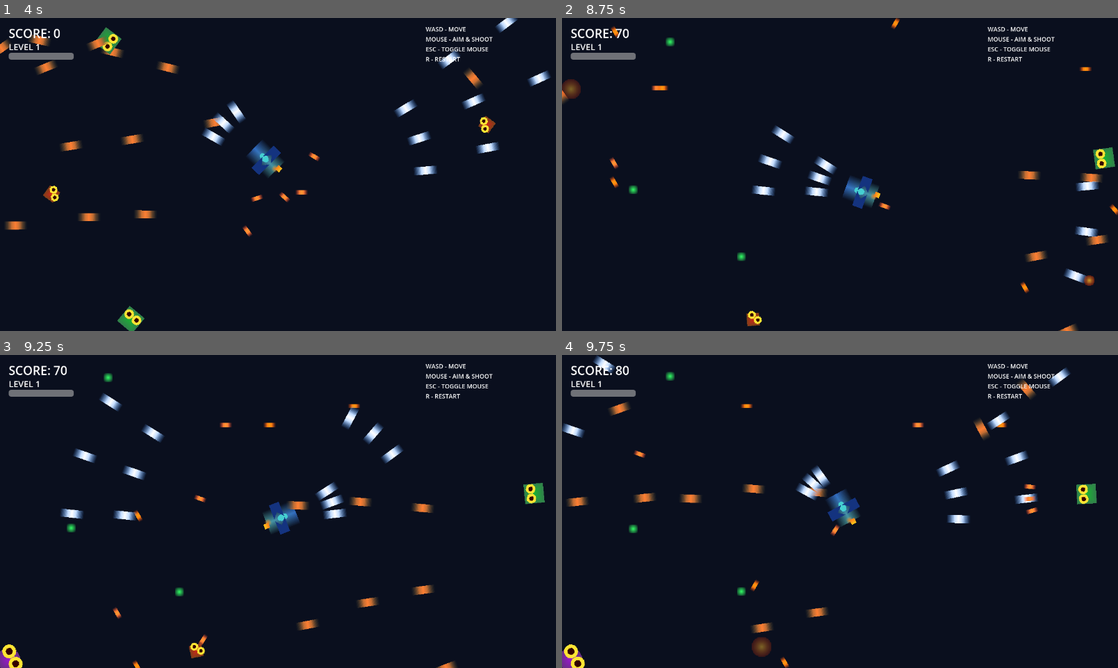
Above: before the commit, frames 1-4 (two rows, left to right).
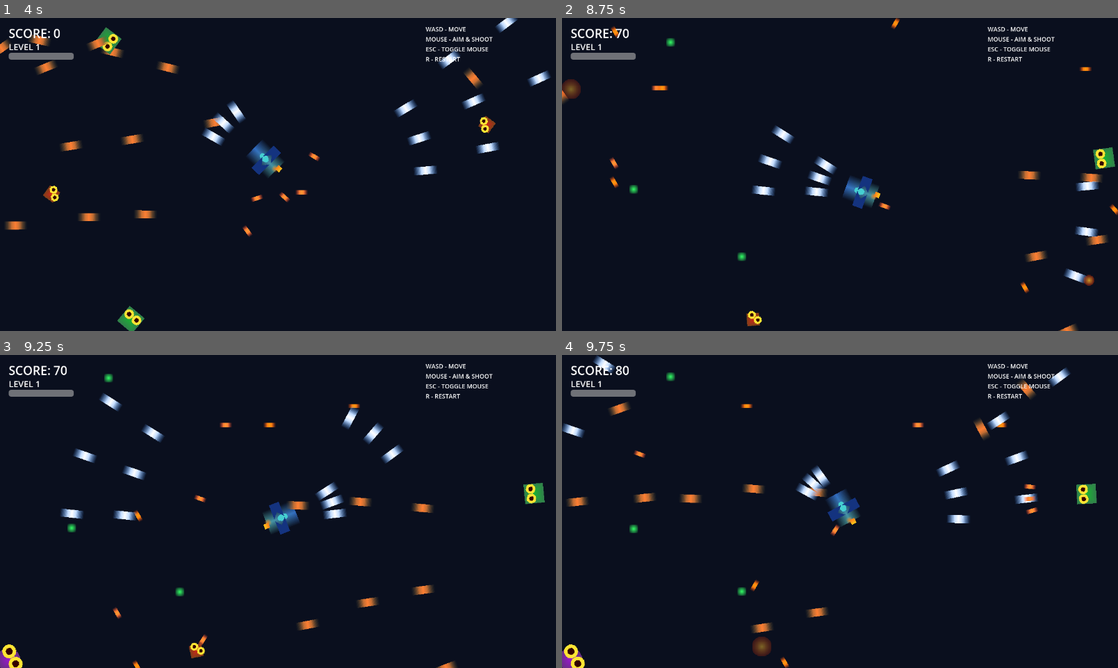
Above: after the commit, the same moments.

Repository: July-X/godot-game-one
Game: Godot game, scene res://scenes/main.tscn
Two runs of this game, one before a commit and one after it. Both use one fixed random seed, a clock stepped at 60 frames per second and the inputs below.
Inputs (mouse positions are in pixels of both pictures, inside the frame that each line leads up to):
- Up to frame 1 (4 s): tap Enter at 0.5 s; move the mouse to (250, 237) at 0.52 s; tap R every 0.75 s from 0.6 to 3.6 s; click (250, 237) at 0.67 s; move the mouse to (444, 221) at 1.27 s; click (444, 221) at 1.42 s; move the mouse to (111, 127) at 2.02 s; click (111, 127) at 2.17 s; move the mouse to (305, 174) at 2.77 s; click (305, 174) at 2.92 s; move the mouse to (194, 96) at 3.52 s; click (194, 96) at 3.67 s
- Up to frame 2 (8.75 s): move the mouse to (962, 158) at 4.27 s; tap R every 0.75 s from 4.35 to 8.1 s; click (962, 158) at 4.42 s; move the mouse to (728, 190) at 5.02 s; click (728, 190) at 5.17 s; move the mouse to (895, 105) at 5.77 s; click (895, 105) at 5.92 s; move the mouse to (812, 237) at 6.52 s; click (812, 237) at 6.67 s; move the mouse to (1006, 221) at 7.27 s; click (1006, 221) at 7.42 s; move the mouse to (673, 127) at 8.02 s; click (673, 127) at 8.17 s
- Up to frame 3 (9.25 s): move the mouse to (305, 511) at 8.77 s; tap R at 8.85 s; click (305, 511) at 8.92 s
- Up to frame 4 (9.75 s): move the mouse to (756, 433) at 9.52 s; tap R at 9.6 s; click (756, 433) at 9.67 s

Frame 1 is identical in both runs. In frame 2, less than 0.1% of the frame differs, in the area x 2-96%, y 6-86%; in frame 3, less than 0.1%; in frame 4, less than 0.1%.

Commit message:
fix: 敌人物理查询期间延迟生成道具，避免flush冲突

Diff:
--- a/scripts/enemy.gd
+++ b/scripts/enemy.gd
@@ -132,8 +132,9 @@
 func die() -> void:
 	GameState.add_kill()
 	enemy_died.emit()
-	_spawn_explosion()
-	_try_spawn_powerup()
+	## 延迟生成特效和道具，避免物理查询冲突
+	call_deferred("_spawn_explosion")
+	call_deferred("_try_spawn_powerup")
 	queue_free()
 
 func _spawn_explosion() -> void:
--- a/scripts/powerup.gd
+++ b/scripts/powerup.gd
@@ -48,7 +48,10 @@
 	var enemies := get_tree().get_nodes_in_group("enemies")
 	for e in enemies:
 		if e.has_method("die"):
-			e.die()
+			e.call_deferred("die")
 	SFX.play_explosion()
+	call_deferred("_spawn_shake")
+
+func _spawn_shake() -> void:
 	var screen_shake = preload("res://scenes/effects/screen_shake.tscn").instantiate()
 	get_tree().current_scene.add_child(screen_shake)
